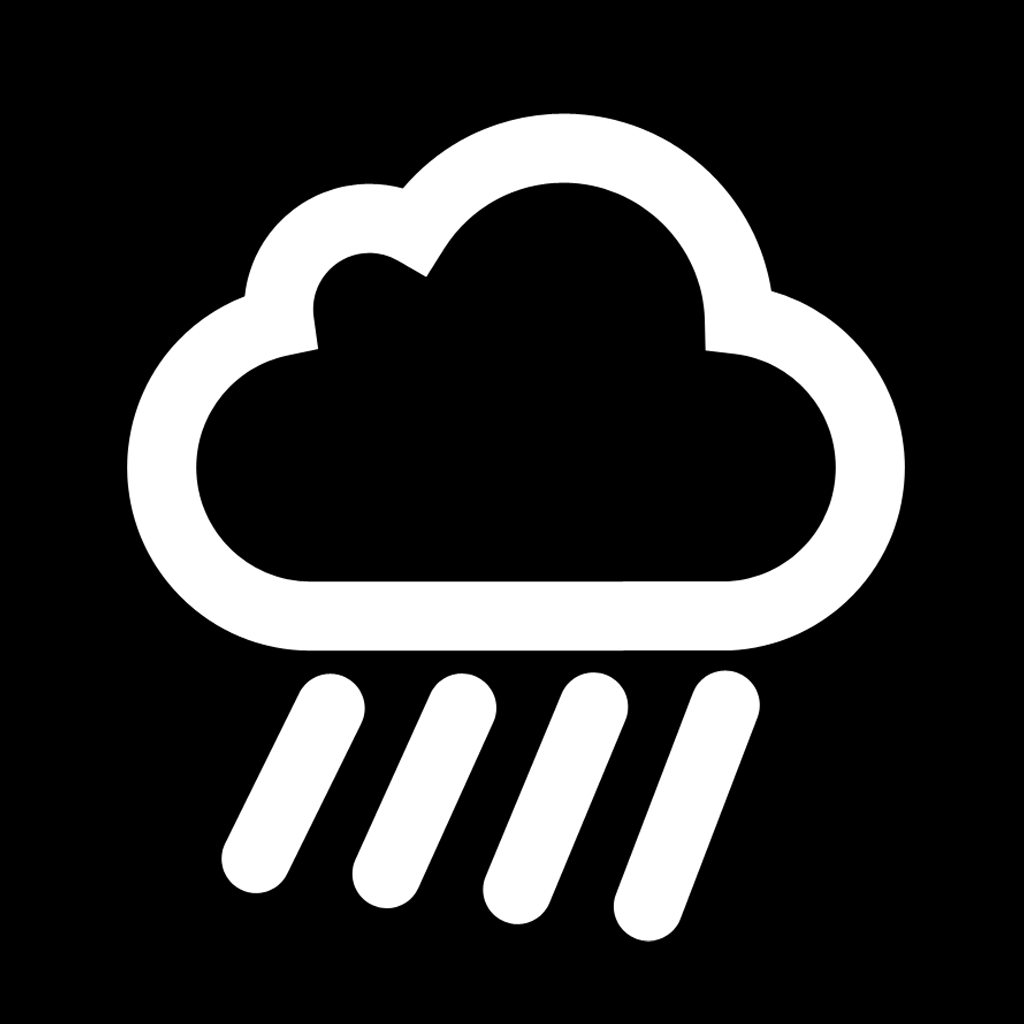
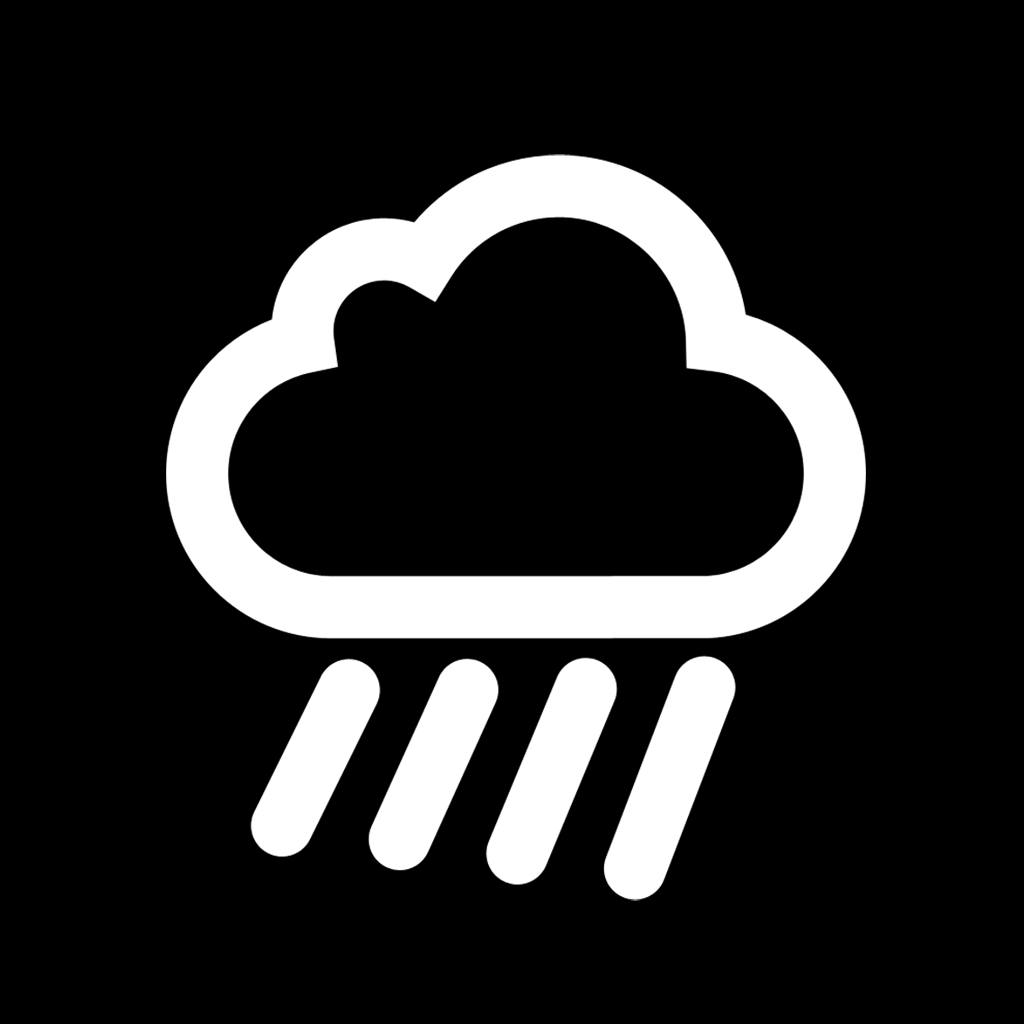
Before/after of a 1024 × 1024 layered artwork. What changed in the layer stack:
added layer "wp7 icon" above "ios" over 166, 154, 866, 901
renamed "Shape 2" to "ios", hid it over 127, 113, 905, 942
